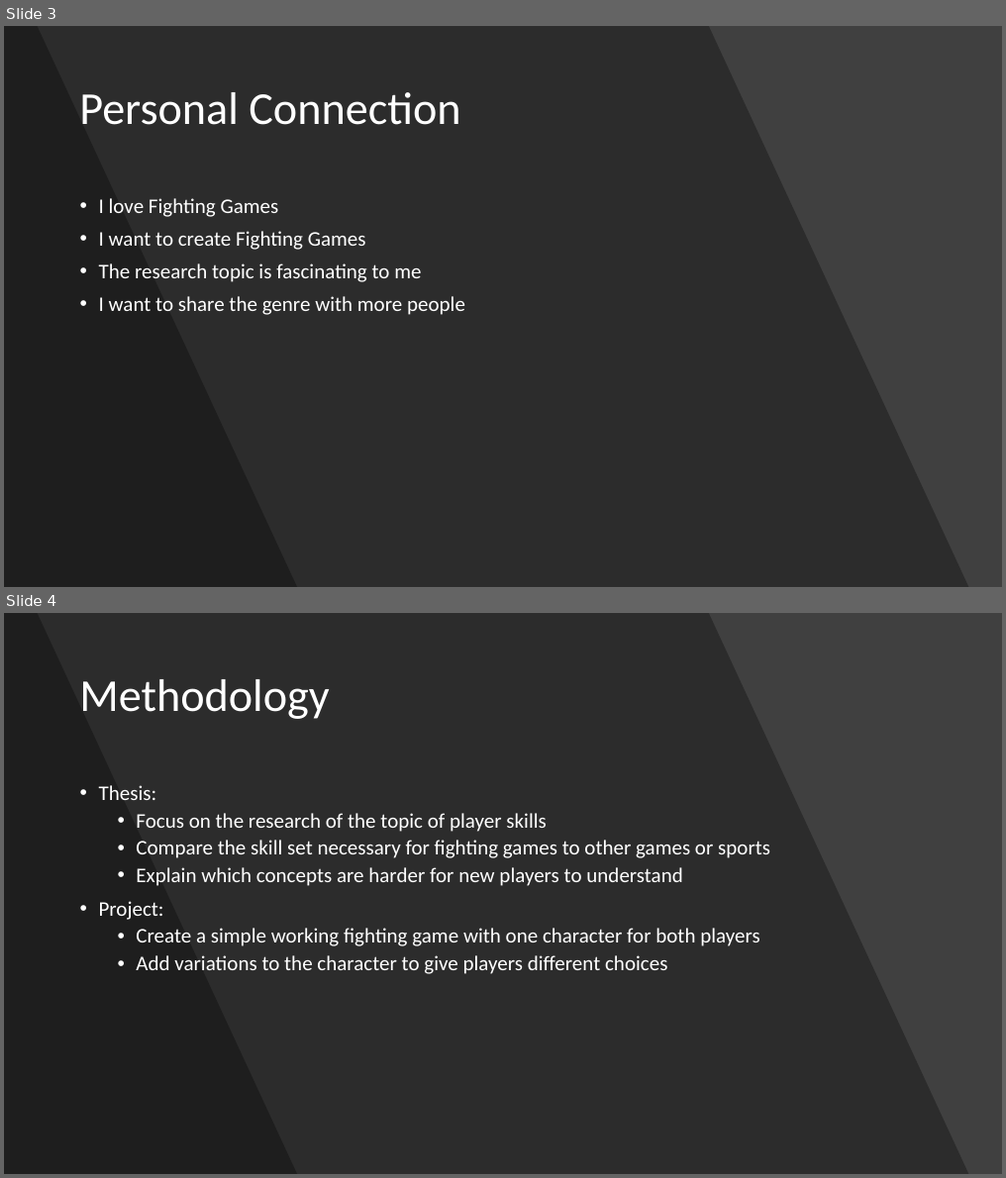
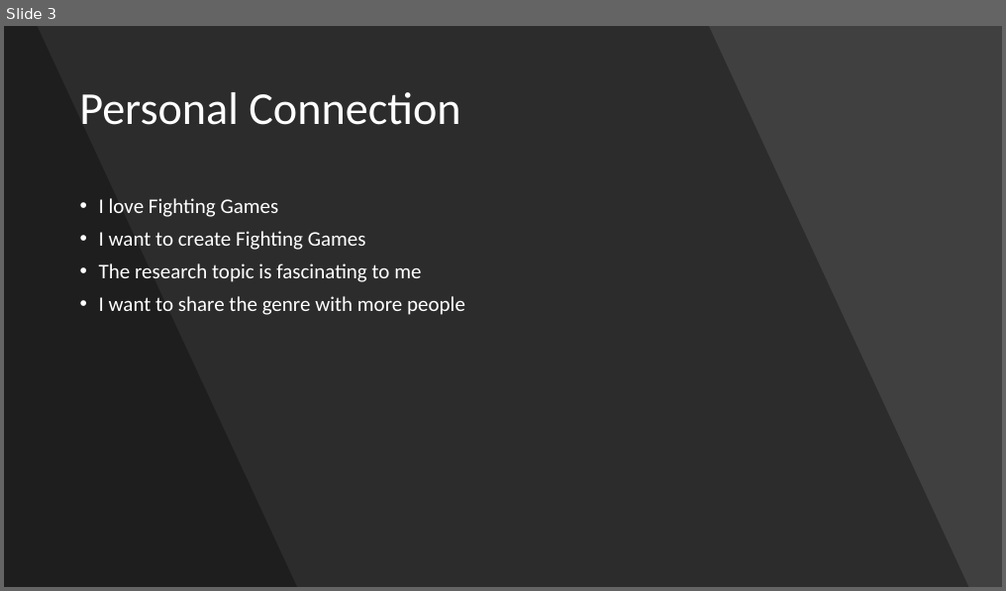
Before and after one commit to JFLagar/BATesis, a slide deck: ProposalPresentation.pptx. Shown one above the other, each under a label of ours: slides 3 and 4 before the commit, slide 3 after it. The pictures are 1006x1178 and 1006x591 pixels, drawn with LibreOffice and Linux fonts; fonts in the diff are those of the drawing. Boxes give left, top, right and bottom in pixels: in the first picture for what was removed or moved away, otherwise in the second. Text is boxed around its words. In the diff, an @@ line names an element or a change of style, - is before the commit and + after.

```diff
--- a/ProposalPresentation.pptx
+++ b/ProposalPresentation.pptx
@@ slide 4 removed at (x1=4, y1=613, x2=1002, y2=1174), background #404040 @@
@@ freeform shape removed at (x1=4, y1=613, x2=969, y2=1174) @@
@@ freeform shape removed at (x1=4, y1=613, x2=297, y2=1174) @@
@@ title removed at (x1=79, y1=679, x2=329, y2=719) @@
-Methodology
@@ text removed at (x1=99, y1=785, x2=770, y2=974) @@
-• Thesis:
-  • Focus on the research of the topic of player skills
-  • Compare the skill set necessary for fighting games to other games or sports
-  • Explain which concepts are harder for new players to understand
-• Project:
-  • Create a simple working fighting game with one character for both players
-  • Add variations to the character to give players different choices
```
Also in this commit, not shown: 1 slide changed, 1 slide added, 4 other files.
